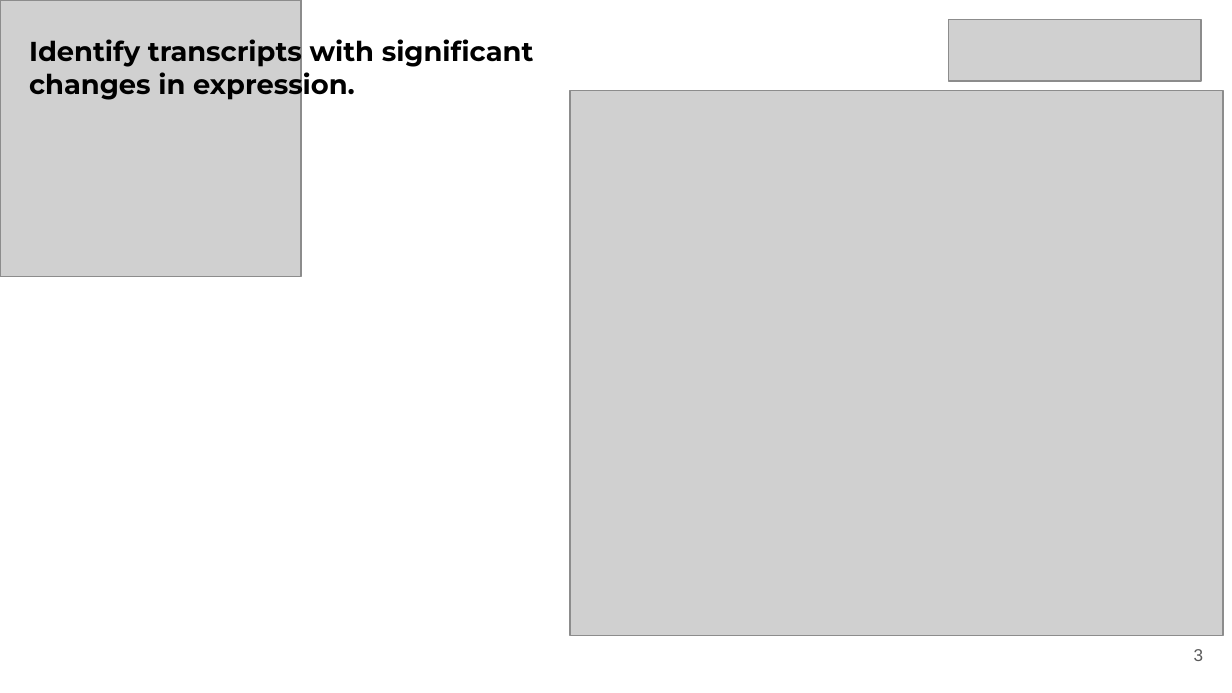
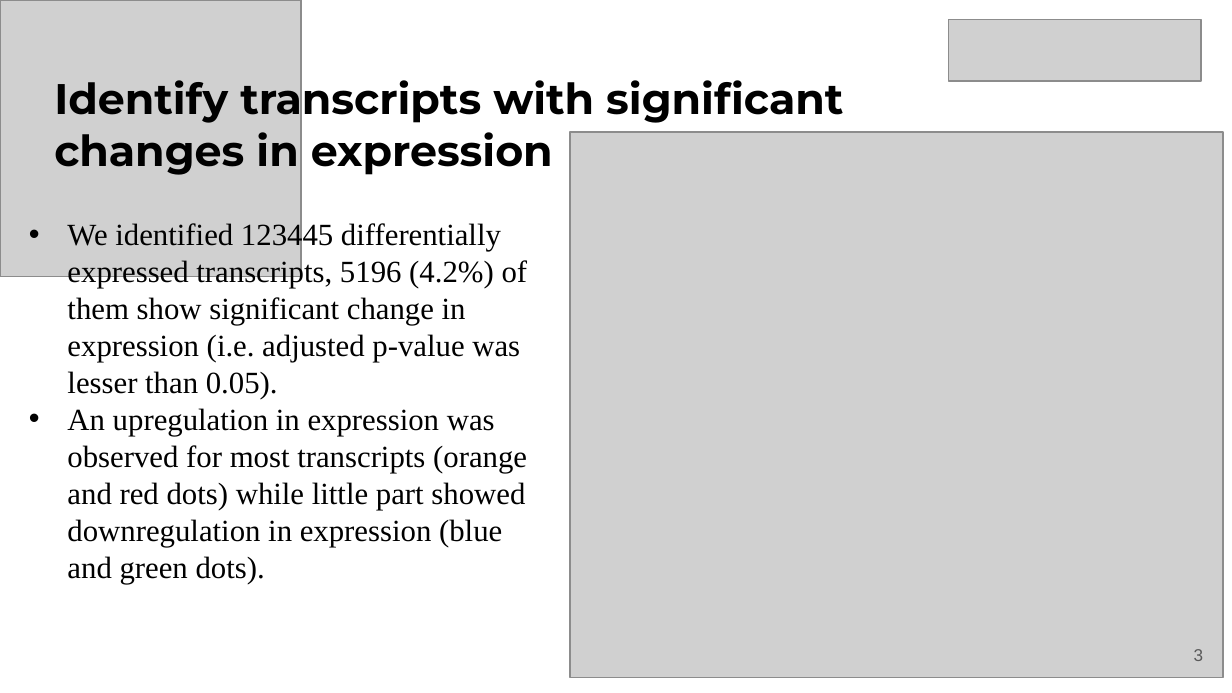
Before and after one commit to angrygeese/DynamenaProject_BI2023-24, a slide deck: slide 3 of data_folder/processed_data/presentation/Отчётная презентация 25 мая 2024 BIOINF Education.pptx. Drawn at 1232x693 pixels with LibreOffice and Linux fonts; fonts in the diff are those of the drawing; grey boxes stand for pictures. Boxes give left, top, right and bottom in pixels: in the first picture for what was removed or moved away, otherwise in the second. Text is boxed around its words. In the diff, an @@ line names an element or a change of style, - is before the commit and + after.

```diff
--- a/data_folder/processed_data/presentation/Отчётная презентация 25 мая 2024 BIOINF Education.pptx
+++ b/data_folder/processed_data/presentation/Отчётная презентация 25 мая 2024 BIOINF Education.pptx
@@ text at box(54, 73, 843, 175): text changed; size 16 to 25 pt @@
-Identify transcripts with significant changes in expression.
+Identify transcripts with significant changes in expression
@@ picture: place and size @@
-picture at box(570, 91, 1223, 637)
+picture at box(570, 132, 1223, 678)
@@ text added at box(67, 221, 528, 584), 18 pt, text #000000 @@
+• We identified 123445 differentially expressed transcripts, 5196 (4.2%) of them show significant change in expression (i.e. adjusted p-value was lesser than 0.05).
+• An upregulation in expression was observed for most transcripts (orange and red dots) while little part showed downregulation in expression (blue and green dots).
```
Also in this commit, not shown: 3 other slides changed, 2 slides added, 16 other files.
